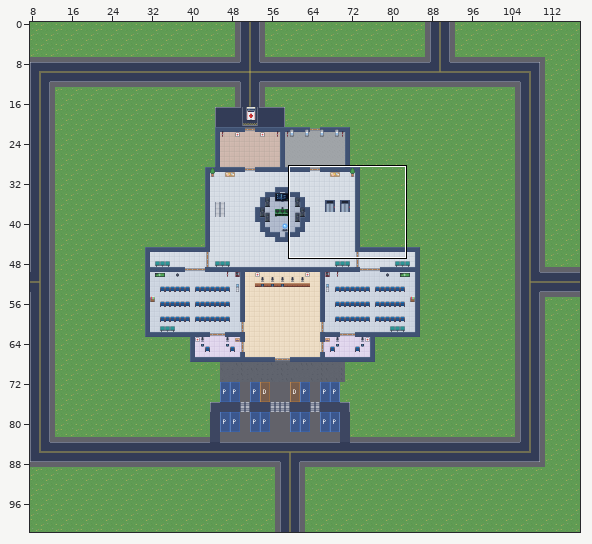
Tiled map (JSON) -- hospital2d/maps/floor0.tmj. The first picture is a wide view before the edit; the outline marks the close-up.
Close-up. The starting point:
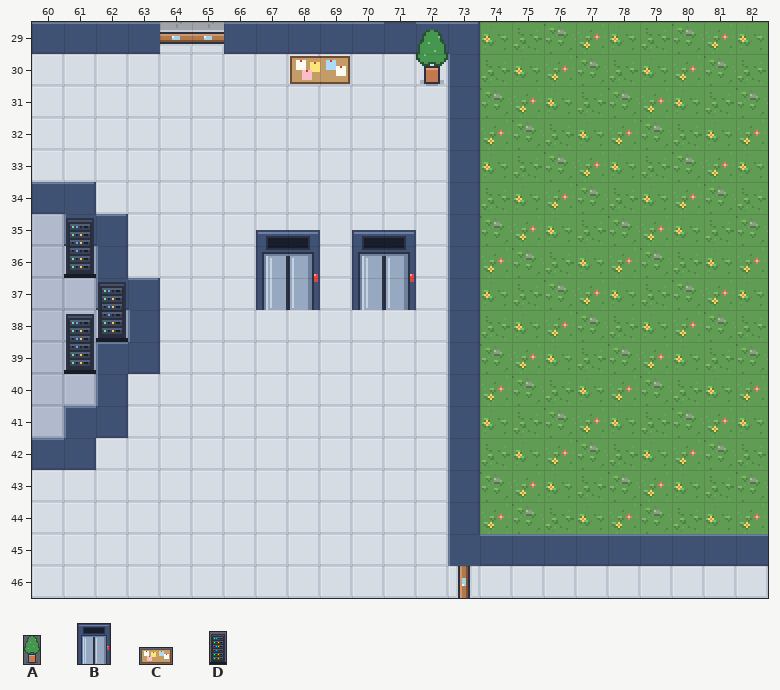
Cells are 16x16 px. Shown: x 60..82, y 29..46. The commit also changed other parts of the map, which this record leaves out.
Key: from "hospital": A 8 "big_plant_0", B 33 "elevator", C 51 "notice_board", D 64 "server_rack".
Objects are placed by their top-left corner, in cells (3,4 is the top-left corner of cell 3,4); size is 1x1 cell unless given.
Layers that did not change in this view are not listed.
Objects on layer "furniture" before:
C "notice_board" at 68,30 size 2x1
A "big_plant_0" at 72,29.2 size 1x1.8
D "server_rack" at 61,35 size 1x2
B "elevator" at 67,35.5 size 2x2.5
B "elevator" at 70,35.5 size 2x2.5
D "server_rack" at 62,37 size 1x2
D "server_rack" at 61,38 size 1x2
The same view after the edit:
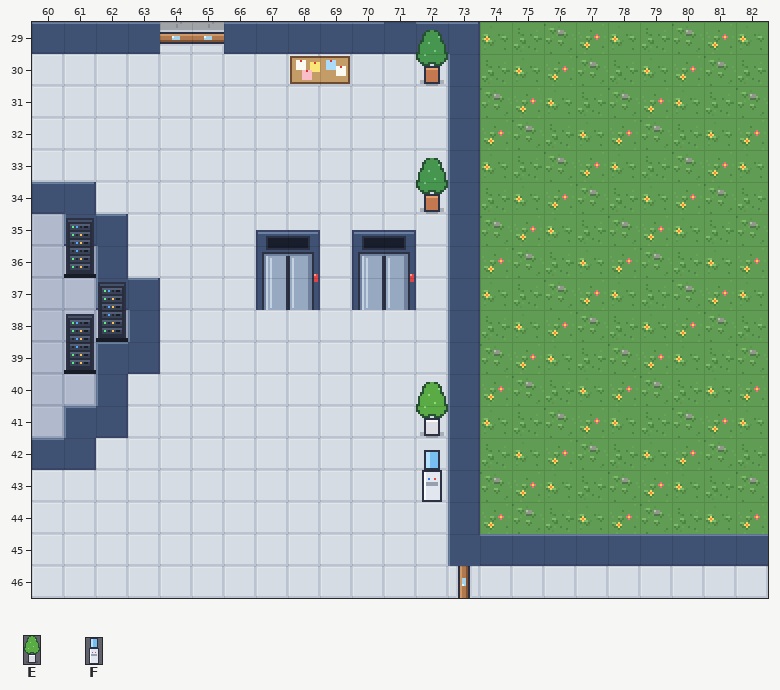
Further tiles: from "hospital": E 9 "big_plant_1", F 85 "water_cooler".
Difference:
Layer "furniture":
added: A "big_plant_0" at 72,33.2 size 1x1.8
added: E "big_plant_1" at 72,40.2 size 1x1.8
added: F "water_cooler" at 72,42.4 size 1x1.6
